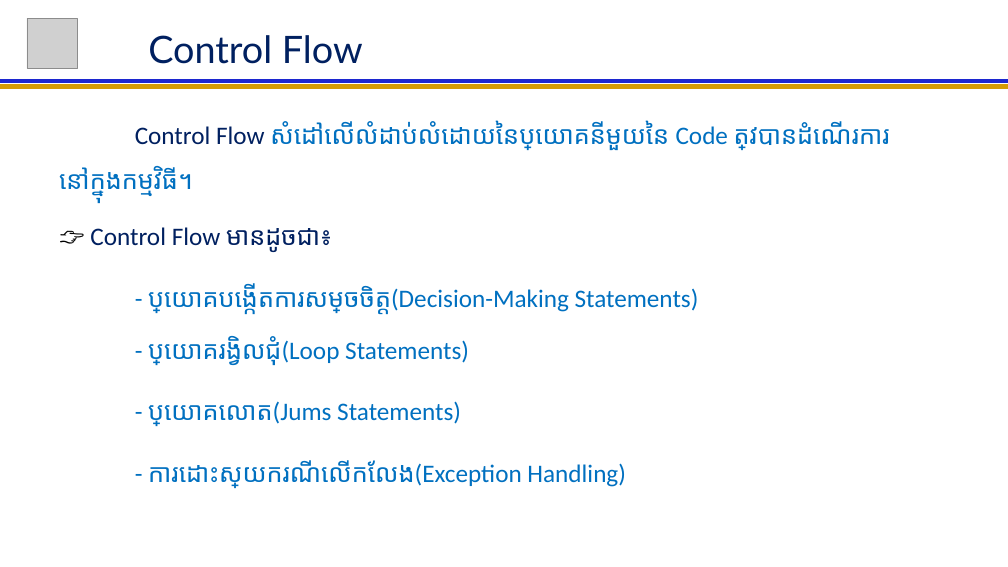
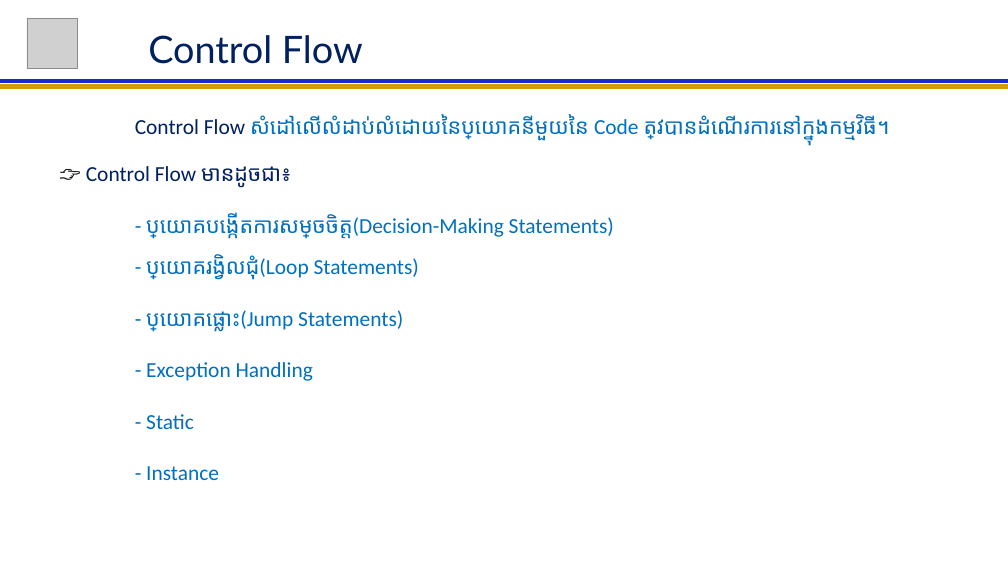
Before and after one commit to NGOUNCHHENGHY/ACLEDA-Java-For-Beginer, a slide deck: slide 22 of Java For Beginer Lession.pptx. Drawn at 1008x567 pixels with LibreOffice and Linux fonts; fonts in the diff are those of the drawing; grey boxes stand for pictures. Boxes give left, top, right and bottom in pixels: in the first picture for what was removed or moved away, otherwise in the second. Text is boxed around its words. In the diff, an @@ line names an element or a change of style, - is before the commit and + after.

```diff
--- a/Java For Beginer Lession.pptx
+++ b/Java For Beginer Lession.pptx
@@ subtitle at [86, 114, 890, 280]: size 24 to 20.4 pt in "Control Flow សំដៅលើលំដាប់លំដោយនៃប្រយោគនីមួយនៃ Code ត្រូវបានដ ...", "👉 Control Flow មានដូចជា៖", "- ប្រយោគបង្កើតការសម្រចចិត្ត(Decision-Making Statements) - ប្ ..."; line spacing 1.5 to 1.4; line spacing 1.7 to 1.6 @@
@@ subtitle at [146, 310, 403, 480]: text changed; size 24 to 20.4 pt @@
-- ប្រយោគលោត(Jums Statements)
-- ការដោះស្រាយករណីលើកលែង(Exception Handling)
+- ប្រយោគផ្លោះ(Jump Statements)
+- Exception Handling
+- Static
+- Instance
```
Also in this commit, not shown: 1 other slide changed, 2 slides added.
